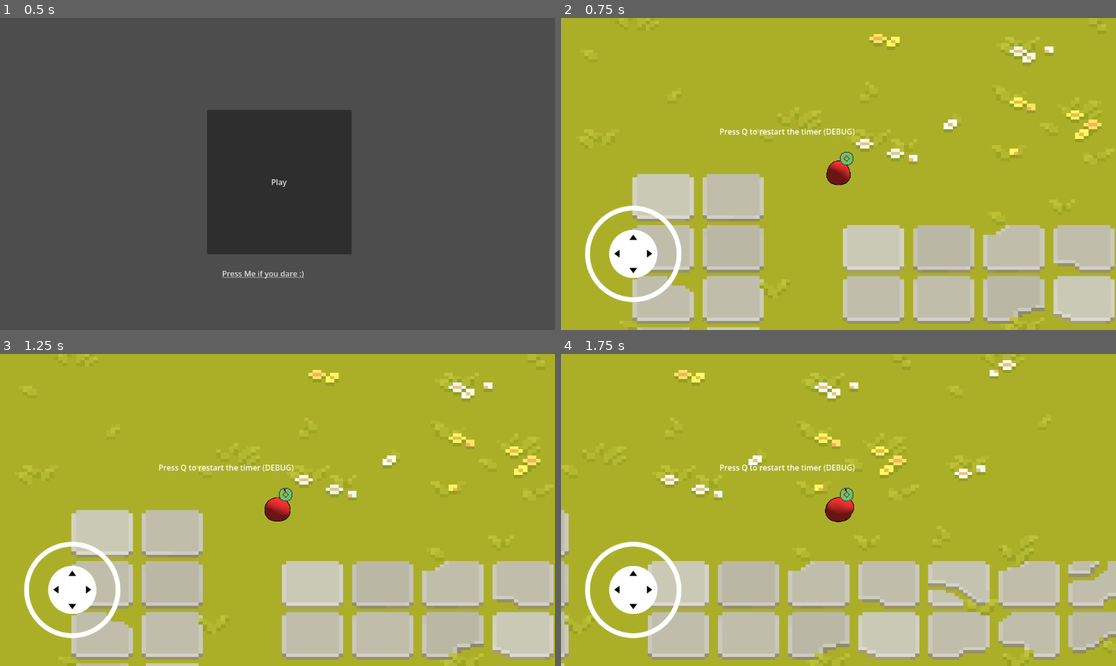
Above: before the commit, frames 1-4 (two rows, left to right).
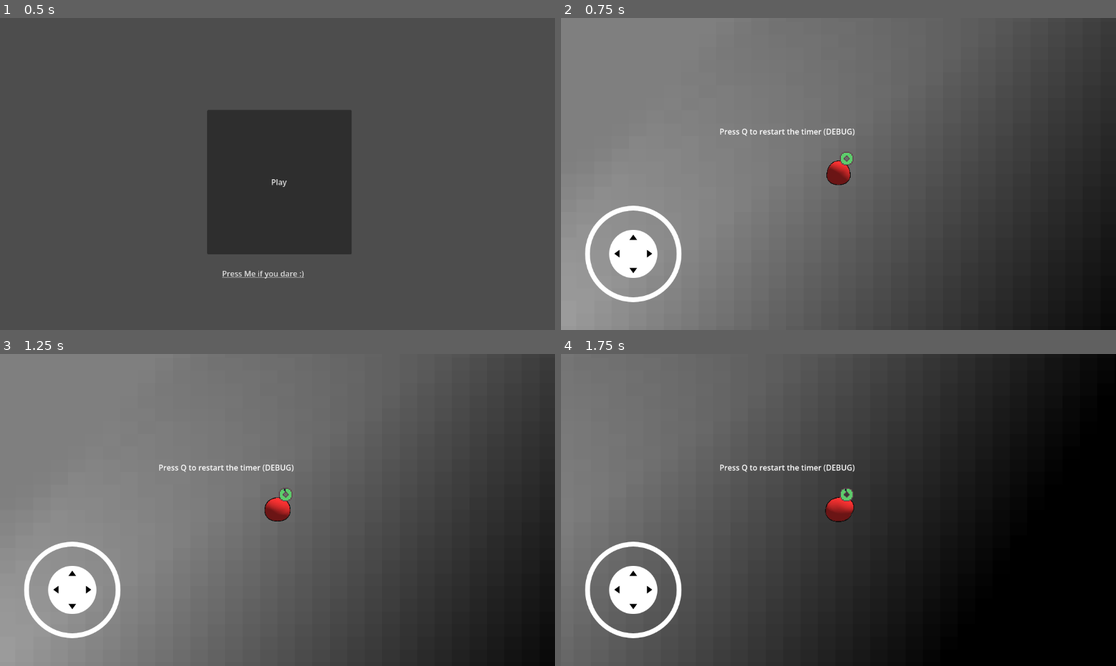
Above: after the commit, the same moments.

Repository: MeyerZon/the-thread-game
Game: Godot game, scene res://scenes/main.tscn
Two runs of this game, one before a commit and one after it. Both use one fixed random seed, a clock stepped at 60 frames per second and the inputs below.
Inputs (mouse positions are in pixels of both pictures, inside the frame that each line leads up to):
- Up to frame 1 (0.5 s): no input
- Up to frame 2 (0.75 s): click "Play" at 0.5 s
- Up to frame 3 (1.25 s): no input
- Up to frame 4 (1.75 s): tap Q at 1.25, 1.35 s; move the mouse to (960, 494) at 1.27 s; hold Right (ui_right) from 1.28 s (still down); click (960, 494) at 1.42 s

Frame 1 is identical in both runs. In frame 2, 97% of the frame differs, in the area x 0-100%, y 0-100%; in frame 3, 97%; in frame 4, 98%.

Commit message:
Replace grass tileset background with gradient canvas texture
Swap the TX Tileset Grass background sprite for a CanvasTexture
built from two GradientTexture2Ds (diffuse + normal), and remove
the now-unused grass asset.

Co-Authored-By: Claude Opus 4.7 <noreply@anthropic.com>

Diff:
--- a/scenes/game_level.tscn
+++ b/scenes/game_level.tscn
@@ -1,8 +1,25 @@
 [gd_scene format=3 uid="uid://c06e47ubvrs7c"]
 
-[ext_resource type="Texture2D" uid="uid://dem72xq2ta74p" path="res://assets/environment/TX Tileset Grass.png" id="1_6fv2f"]
 [ext_resource type="PackedScene" uid="uid://bnt6ynbsx65dl" path="res://scenes/player.tscn" id="1_h3dka"]
 [ext_resource type="PackedScene" uid="uid://sgt4i01gce34" path="res://scenes/ui/ui_game_mobile.tscn" id="6_oslck"]
+
+[sub_resource type="Gradient" id="Gradient_6fv2f"]
+
+[sub_resource type="GradientTexture2D" id="GradientTexture2D_d1hwj"]
+gradient = SubResource("Gradient_6fv2f")
+fill_from = Vector2(0.7393162, 0.77350426)
+fill_to = Vector2(0.2735043, 0.5641026)
+
+[sub_resource type="Gradient" id="Gradient_3tmo4"]
+colors = PackedColorArray(0.5577358, 0.19578564, 0.99999994, 1, 0.6908794, 0.5164514, 1, 1)
+
+[sub_resource type="GradientTexture2D" id="GradientTexture2D_hjd5e"]
+gradient = SubResource("Gradient_3tmo4")
+fill_to = Vector2(0.45726496, 0.4871795)
+
+[sub_resource type="CanvasTexture" id="CanvasTexture_6fv2f"]
+diffuse_texture = SubResource("GradientTexture2D_d1hwj")
+normal_texture = SubResource("GradientTexture2D_hjd5e")
 
 [sub_resource type="SegmentShape2D" id="SegmentShape2D_d1hwj"]
 a = Vector2(844, 0)
@@ -19,8 +36,8 @@
 [node name="Level" type="Node2D" unique_id=2056147803]
 
 [node name="BackGround" type="Sprite2D" parent="." unique_id=329126199]
-scale = Vector2(9.096664, 6.6236577)
-texture = ExtResource("1_6fv2f")
+scale = Vector2(36.237, 26.344)
+texture = SubResource("CanvasTexture_6fv2f")
 
 [node name="WorldWalls" type="StaticBody2D" parent="." unique_id=1848718640]
 position = Vector2(-581, -322)
Binary file removed: assets/environment/TX Tileset Grass.png
Not shown, removed: assets/environment/TX Tileset Grass.png.import
